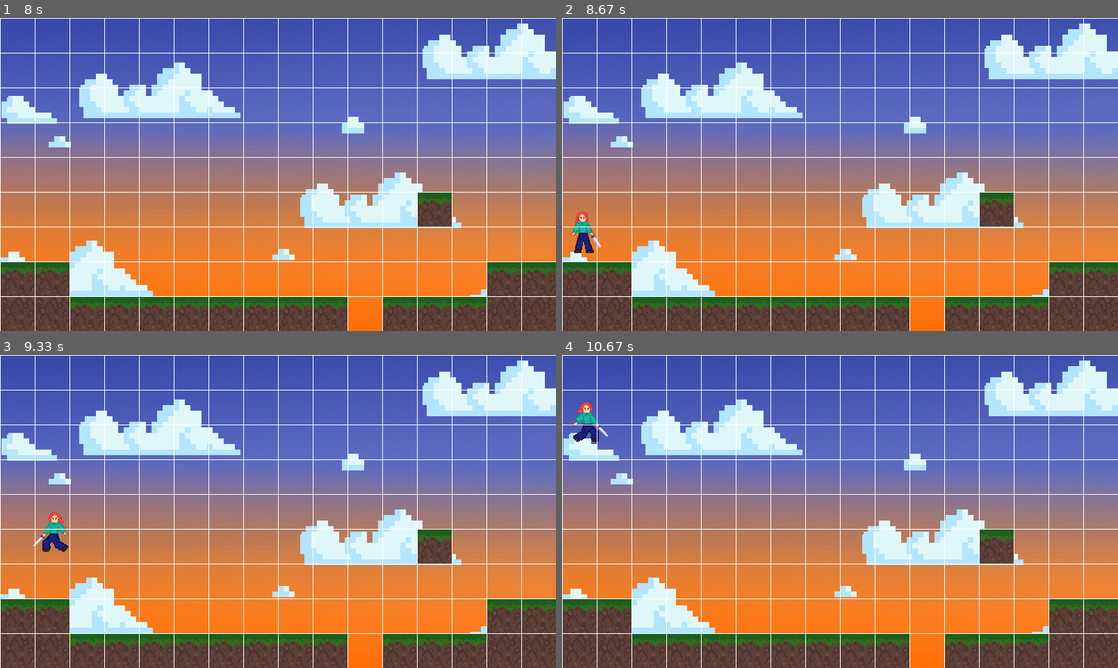
Above: before the commit, frames 1-4 (two rows, left to right).
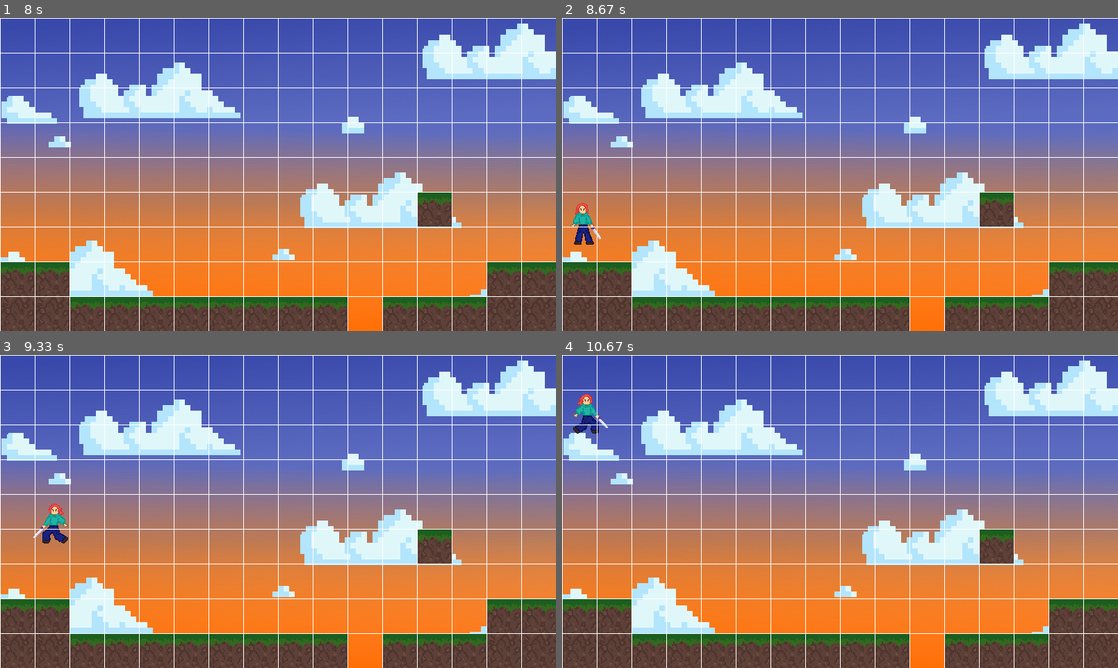
Above: after the commit, the same moments.

Repository: chadzinska/pygame_1
Game: pygame game, started from main.py
Two runs of this game, one before a commit and one after it. Both use one fixed random seed, a clock stepped at 60 frames per second and the inputs below.
Inputs:
- Up to frame 1 (8 s): tap Space at 0.33, 0.73, 1.03, 1.4, 1.7, 2.9, 3.2 s; hold Right 0.67-1.3 s; hold Left 1.33-1.8 s; hold Left 2.83-3.37 s
- Up to frame 2 (8.67 s): hold Right 8.17-8.63 s; tap Space at 8.23, 8.53 s
- Up to frame 3 (9.33 s): hold Right 8.67-9.13 s; tap Space at 8.73, 9.03, 9.23 s; hold Left from 9.17 s (still down)
- Up to frame 4 (10.67 s): tap Space at 9.53, 9.8, 10.1, 10.23, 10.53 s; release Left at 9.7 s; hold Left 9.73-10.13 s; hold Right from 10.17 s (still down)

Frame 1 is identical in both runs. In frame 2, 0.5% of the frame differs, in the area x 1-7%, y 59-76%; in frame 3, 0.5%, in the area x 6-13%, y 47-63%; in frame 4, 0.5%.

Commit message:
textures without messing with collision this time

Diff:
--- a/main.py
+++ b/main.py
@@ -166,12 +166,8 @@
 
     def fall(self):
         for tile in world.tile_list:
-            curr_tile_rect = tile[1]
-            if curr_tile_rect.colliderect(self.rect):
-                if curr_tile_rect.collidepoint((self.rect.left, self.rect.bottom)):
-                    if self.rect.left < curr_tile_rect[0]:
-                        self.rect.left = curr_tile_rect[0]
-                    return
+            if tile[1].colliderect(self.rect):
+                return
         if not self.jumping:
             self.rect.move_ip(0, 2) #made it 2 cause superslow falling was annoying me
 
